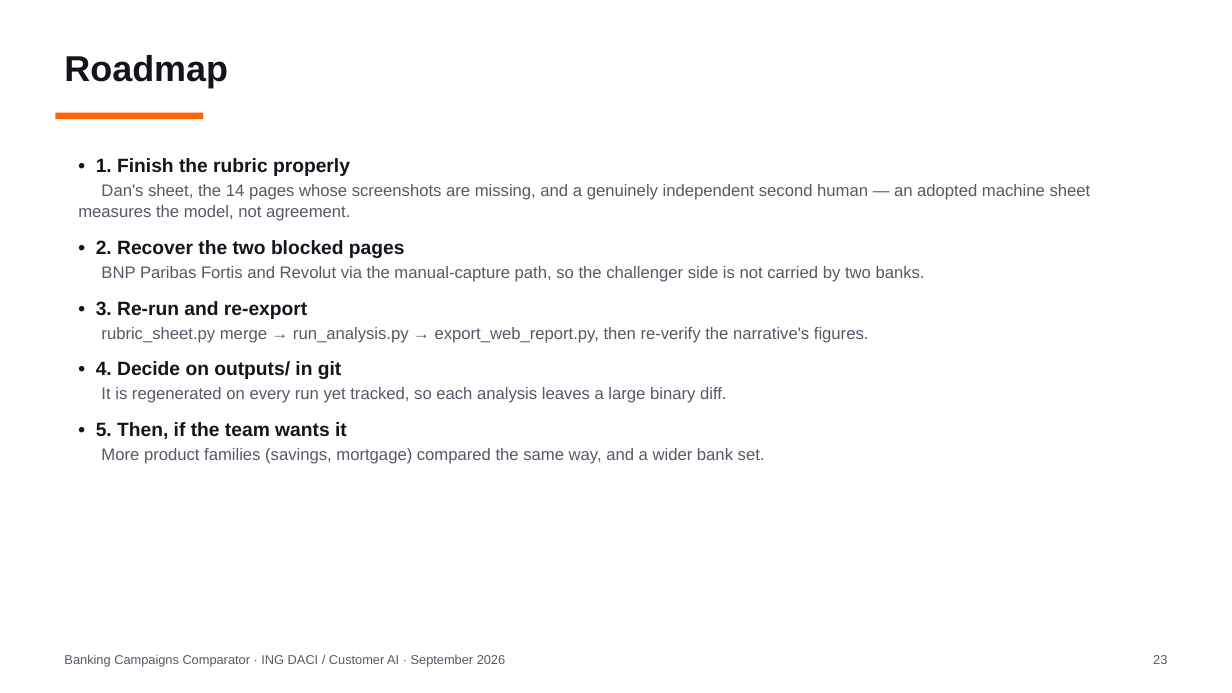
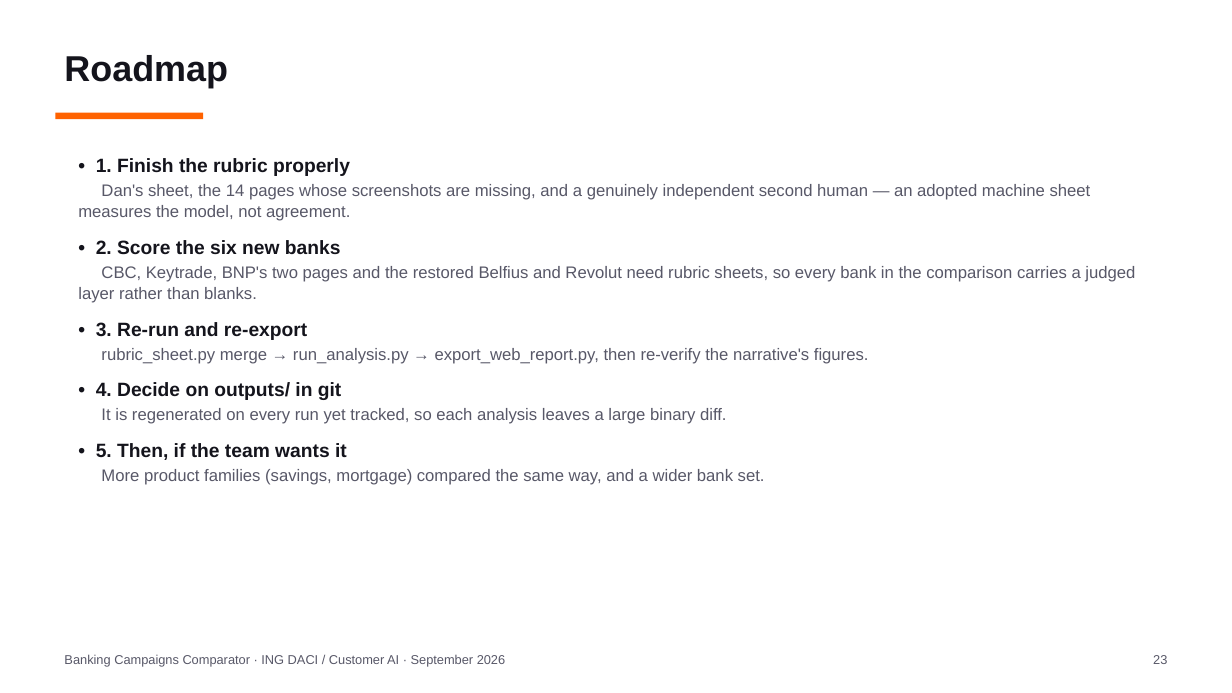
Before and after one commit to Siegried81/ing-usecase, a slide deck: slide 23 of docs/Banking_Campaigns_Comparator.pptx. Drawn at 1232x693 pixels with LibreOffice and Linux fonts; fonts in the diff are those of the drawing. Boxes give left, top, right and bottom in pixels: in the first picture for what was removed or moved away, otherwise in the second. Text is boxed around its words. In the diff, an @@ line names an element or a change of style, - is before the commit and + after.

Commit message:
feat: capture BNP Paribas Fortis, add CBC and Keytrade - 16 pages / 14 banks
The coverage gap the report was still showing is closed. ING's list is now
complete except for banks that publish no comparable page at all.

BNP Paribas Fortis: every headless client returned HTTP 503 on every path,
including the homepage, with any User-Agent and in both bundled Chromium and
real Chrome. Measured across four variants, the discriminator was headlessness
itself - the same URL in a headful browser returned 200 and the real page. The
targets file gained method: headful, which launches a real visible Chrome for
that host only. This is not evasion and not the manual-save path: robots.txt
still allows the path and is checked before every fetch, exactly one request is
made per page, and nothing rotates IP, session or identity. Reverting is one
line per target if the team reads LC-04 more strictly.

Keytrade Bank: its KeyPack is the current-account package, but the site never
reaches networkidle (consent and analytics keep loading) and the headless client
stalled. render() now also takes wait_until and timeout_ms per target, and
Keytrade uses domcontentloaded with a 60s budget.

CBC (KBC Group's francophone brand) captured headless like any other target.

Registries: headful_render added to the frozen collection_method enum, and cbc
and keytrade added to the frozen bank enum, BANK_CATEGORY and BRAND_COLOURS
(CBC's accent #0097db from its own logos-cbc.svg, Keytrade's #03b3d9 from its
declared theme-color). check_schema_freeze.py passes.

Also fixed: limitations.md claimed Trends 'covers three of the nine banks' - a
hard-coded count that had already rotted. It now says it covers the banks in
Dan's export rather than every bank compared, which cannot go stale.

Checked and excluded, and not because of robots (all allow): Fintro (BNP's
agent-network brand, no comparable landing page), Bank Nagelmackers (private
banking; 1,052 sitemap URLs contain no retail current-account product page),
Triodos Belgium (current account is business-only), bpost bank (absorbed into
BNP), AXA Bank (merged into Crelan).

Result: current_account_pack compares 16 pages across 14 banks, nothing
excluded, ING 0.201. Deck and video rebuilt on the new snapshot; 368 tests pass.

```diff
--- a/docs/Banking_Campaigns_Comparator.pptx
+++ b/docs/Banking_Campaigns_Comparator.pptx
@@ text at (x1=78, y1=240, x2=1135, y2=303): text changed @@
-• 2. Recover the two blocked pages
-BNP Paribas Fortis and Revolut via the manual-capture path, so the challenger side is not carried by two banks.
+• 2. Score the six new banks
+CBC, Keytrade, BNP's two pages and the restored Belfius and Revolut need rubric sheets, so every bank in the comparison carries a judged layer rather than blanks.
```
Also in this commit, not shown: 4 other slides changed, 15 other files.
